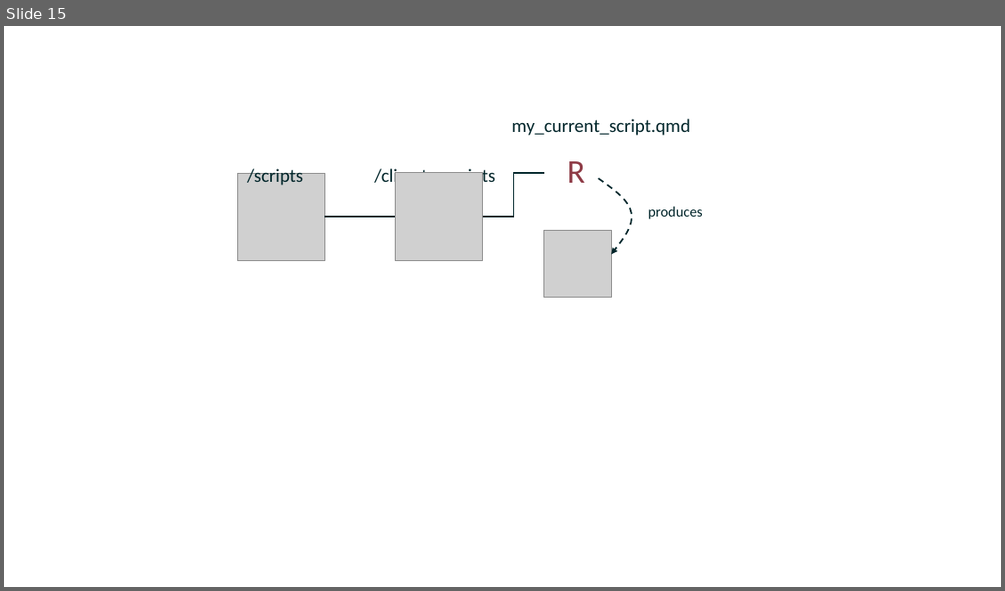
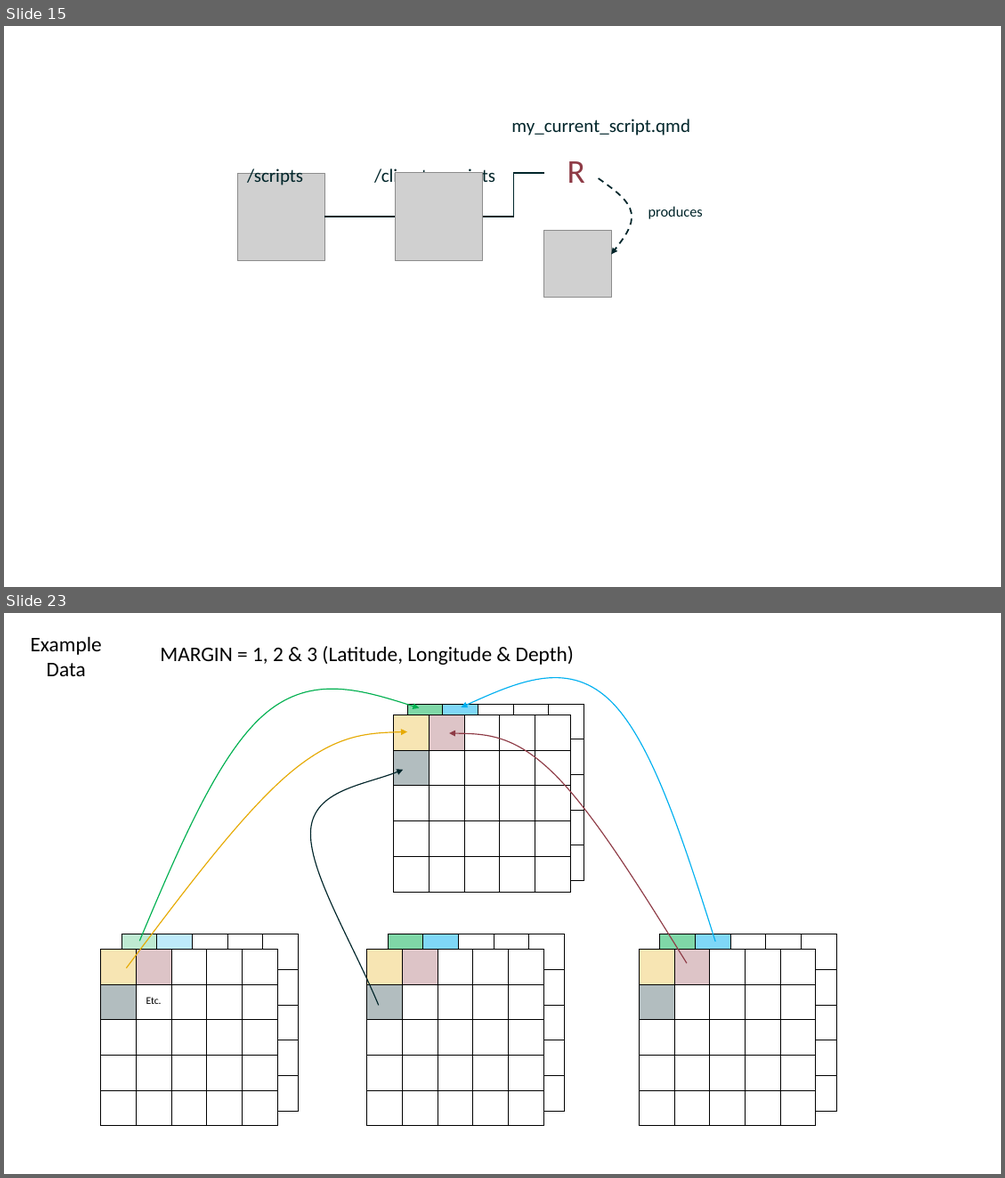
Before and after one commit to add-am/website, a slide deck: images/listing_images.pptx. Shown one above the other, each under a label of ours: slide 15 before the commit, slides 15 and 23 after it; the slides between them are not shown. The pictures are 1005x591 and 1005x1178 pixels, drawn with LibreOffice and Linux fonts; fonts in the diff are those of the drawing; grey boxes stand for pictures. Boxes give left, top, right and bottom in pixels: in the first picture for what was removed or moved away, otherwise in the second. Text is boxed around its words. In the diff, an @@ line names an element or a change of style, - is before the commit and + after.

```diff
--- a/images/listing_images.pptx
+++ b/images/listing_images.pptx
@@ slide 23 added at [4, 613, 1001, 1174], background #FFFFFF @@
@@ text added at [31, 636, 102, 676], 20 pt, text #000000 @@
+Example Data
@@ text added at [160, 646, 574, 665], 20 pt, text #000000 @@
+MARGIN = 1, 2 & 3 (Latitude, Longitude & Depth)
@@ freeform shape added at [139, 690, 419, 941], outline #00B050 1 pt @@
@@ freeform shape added at [461, 678, 715, 941], outline #00B0F0 1 pt @@
@@ table added at [394, 714, 569, 892], 5 rows, 5 columns @@
+ |  |  |  | 
+ |  |  |  | 
+ |  |  |  | 
+ |  |  |  | 
+ |  |  |  | 
@@ table added at [408, 705, 583, 881], 5 rows, 5 columns @@
+ |  |  |  | 
+ |  |  |  | 
+ |  |  |  | 
+ |  |  |  | 
+ |  |  |  | 
@@ freeform shape added at [127, 732, 408, 968], outline #E6AA04 1 pt @@
@@ freeform shape added at [449, 733, 687, 963], outline #8E3B46 1 pt @@
@@ freeform shape added at [310, 770, 404, 1005], outline #00252A 1 pt @@
@@ table added at [100, 949, 276, 1126], 5 rows, 5 columns @@
+ |  |  |  | 
+ |  |  |  | 
+ |  |  |  | 
+ |  |  |  | 
+ |  |  |  | 
@@ table added at [121, 933, 297, 1111], 5 rows, 5 columns @@
+ |  |  |  | 
+ |  |  |  | 
+ |  |  |  | 
+ |  |  |  | 
+ |  |  |  | 
@@ table added at [367, 949, 542, 1126], 5 rows, 5 columns @@
+ |  |  |  | 
+ |  |  |  | 
+ |  |  |  | 
+ |  |  |  | 
+ |  |  |  | 
@@ table added at [388, 933, 563, 1111], 5 rows, 5 columns @@
+ |  |  |  | 
+ |  |  |  | 
+ |  |  |  | 
+ |  |  |  | 
+ |  |  |  | 
@@ table added at [639, 949, 815, 1126], 5 rows, 5 columns @@
+ |  |  |  | 
+ |  |  |  | 
+ |  |  |  | 
+ |  |  |  | 
+ |  |  |  | 
@@ table added at [660, 933, 835, 1111], 5 rows, 5 columns @@
+ |  |  |  | 
+ |  |  |  | 
+ |  |  |  | 
+ |  |  |  | 
+ |  |  |  | 
@@ text added at [146, 997, 162, 1004], 10 pt, text #000000 @@
+Etc.
```
Also in this commit, not shown: 7 other slides added, 4 slides removed, 59 other files.
